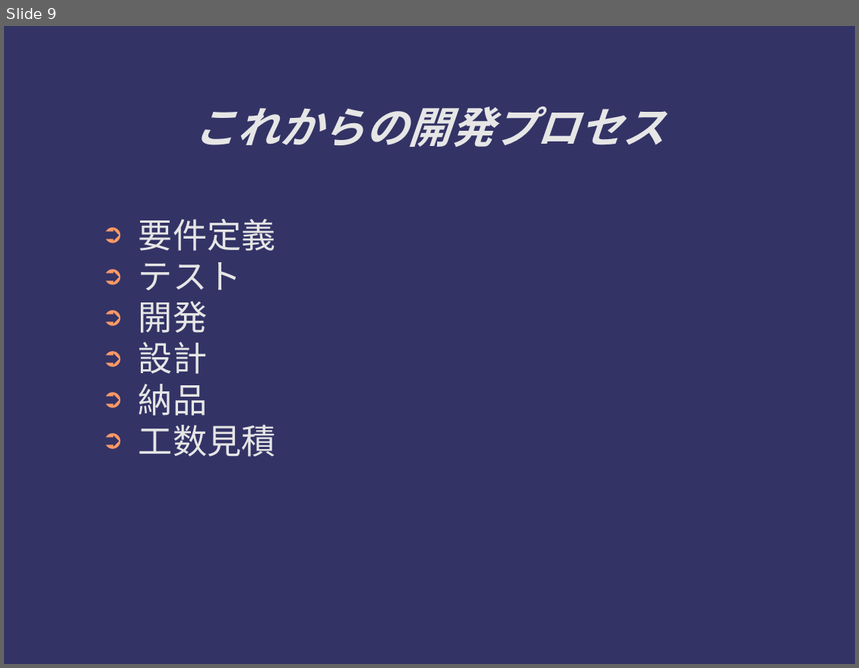
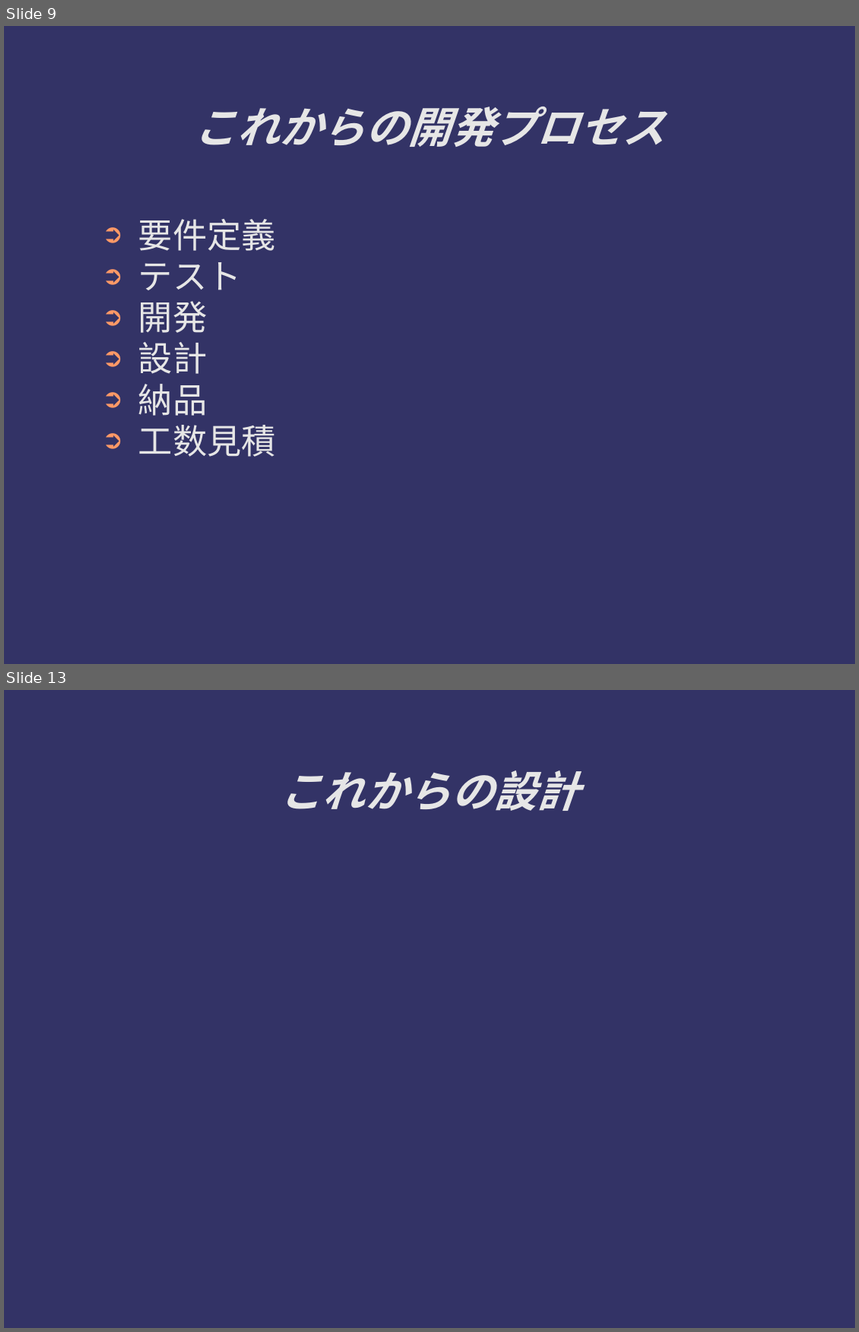
Before and after one commit to ichylinux/daddy, a slide deck: doc/concept.odp. Shown one above the other, each under a label of ours: slide 9 before the commit, slides 9 and 13 after it; the slides between them are not shown. The pictures are 859x668 and 859x1332 pixels, drawn with LibreOffice and Linux fonts; fonts in the diff are those of the drawing. Boxes give left, top, right and bottom in pixels: in the first picture for what was removed or moved away, otherwise in the second. Text is boxed around its words. In the diff, an @@ line names an element or a change of style, - is before the commit and + after.

```diff
--- a/doc/concept.odp
+++ b/doc/concept.odp
@@ slide 13 added at (x1=4, y1=690, x2=855, y2=1328), background #333366 @@
@@ title added at (x1=280, y1=771, x2=580, y2=811), 40 pt, text #E6E6E6, bold, italic @@
+これからの設計
```
Also in this commit, not shown: 3 slides changed, 5 other slides added.
